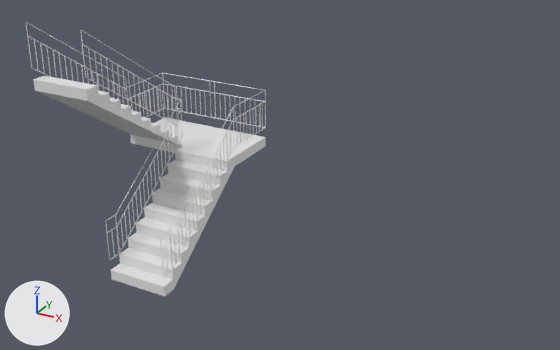
Two versions of the FBX model Export Art/Motel/Exterior/MotelStairs.fbx, one commit apart.
The view is the same before and after, from a 50 mm lens placed at (12.33, -15.9, 11.22), pointed at (3.2, 0.7, 2.92). Arrows for +X, +Y and +Z are at lower left; the lights stay in place. The older version comes first. Vertices at exactly the same position are counted once.

Objects in the first picture: 'MotelStairs'.
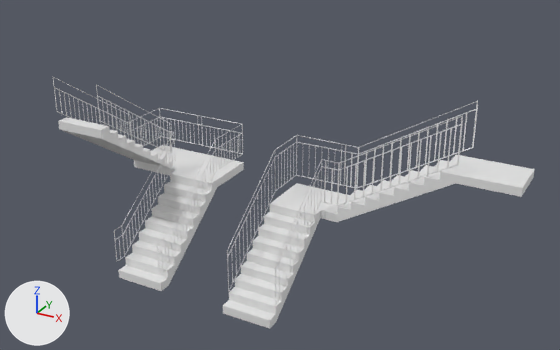
What differs and where, as boxes [x1, y1, x2, y2] in the pictures (560 x 350 px; the box of a moved part takes in the faces that stretch with it):
'MotelStairs', reshaped, moved (100% wider, 9% shorter): before [25, 21, 266, 297]; after [53, 77, 535, 329]
part 1 of me_motelstairs, moved or reshaped: before [105, 98, 183, 260]; after [114, 131, 176, 261]
part 2 of me_motelstairs, moved or reshaped: before [160, 73, 266, 277]; after [157, 108, 243, 275]
part 3 of me_motelstairs, moved or reshaped: before [80, 29, 177, 125]; after [96, 85, 172, 154]
part 4 of me_motelstairs, moved or reshaped: before [33, 76, 178, 153]; after [58, 117, 173, 176]
part 5 of me_motelstairs, moved or reshaped: before [111, 117, 266, 297]; after [119, 145, 244, 291]
part 6 of me_motelstairs, added: after [227, 135, 346, 292]
part 7 of me_motelstairs, added: after [53, 77, 132, 139]
part 8 of me_motelstairs, added: after [324, 116, 463, 206]
part 9 of me_motelstairs, added: after [344, 101, 478, 188]
part 10 of me_motelstairs, added: after [275, 159, 326, 305]
part 11 of me_motelstairs, added: after [130, 108, 160, 146]
part 12 of me_motelstairs, added: after [223, 183, 343, 329]
part 13 of me_motelstairs, added: after [324, 155, 535, 222]
part 14 of me_motelstairs, deleted: before [25, 21, 165, 117]

The change in detail:
me_motelstairs is used by ob_motelstairs; location (0.0, 0.0, 0.0).
me_motelstairs had 2211 vertices, 2699 faces and spanned x -2.82..1.04, y -1.79..3.73, z -0.15..6.87.
me_motelstairs now has 3625 vertices, 4421 faces and spans x 5.39..17.05, y -1.79..2.74, z -0.12..5.46.
me_motelstairs part 1: the loose piece of 386 vertices spanning x -0.99..-0.78, y -1.78..1.9, z 0.46..4.07 is scaled about its middle by 0.795, then moved by (7.81, -0.24, -0.44).
me_motelstairs part 2: the loose piece of 901 vertices spanning x -2.82..1.04, y -1.78..3.73, z 0.46..4.13 is scaled about its middle by 0.795, then moved by (7.81, -0.43, -0.44).
me_motelstairs part 3: the loose piece of 318 vertices spanning x -0.99..-0.97, y -1.79..1.89, z 3.21..6.87 is scaled about its middle by 0.796, then moved by (7.85, -0.24, -1.03).
me_motelstairs part 4: the loose piece of 42 vertices spanning x -2.81..-0.98, y -1.78..1.88, z 2.29..5.34 is scaled about its middle by 0.795, then moved by (8.04, -0.24, -0.78).
me_motelstairs part 5: the loose piece of 54 vertices spanning x -2.81..1.03, y -1.78..3.71, z -0.15..2.59 is scaled about its middle by 0.795, then moved by (7.83, -0.43, -0.25).
me_motelstairs part 6: a new loose piece of 504 vertices spanning x 10.54..12.05, y -1.51..2.25, z 0.41..3.49, in mat_material_049 (its picture is missing).
me_motelstairs part 7: a new loose piece of 312 vertices spanning x 5.41..5.42, y -1.65..1.27, z 2.55..5.46, in mat_material_050 (white #e7e7e7).
me_motelstairs part 8: a new loose piece of 276 vertices spanning x 12.03..15.52, y 0.98..0.99, z 2.26..5.28, in mat_material_049 (its picture is missing).
me_motelstairs part 9: a new loose piece of 276 vertices spanning x 12.03..15.52, y 2.24..2.25, z 2.26..5.28, in mat_material_049 (its picture is missing).
me_motelstairs part 10: a new loose piece of 260 vertices spanning x 11.93..12.05, y -1.51..1.0, z 0.41..3.49, in mat_material_049 (its picture is missing).
me_motelstairs part 11: a new loose piece of 189 vertices spanning x 5.39..5.41, y 1.25..2.73, z 2.33..3.31, in mat_material_049 (its picture is missing).
me_motelstairs part 12: a new loose piece of 50 vertices spanning x 10.55..12.04, y -1.79..2.24, z -0.08..2.01, in mat_material_049 (its picture is missing).
me_motelstairs part 13: a new loose piece of 46 vertices spanning x 12.05..17.05, y 0.99..2.24, z 1.77..3.79, in mat_material_049 (its picture is missing).
me_motelstairs part 14: the loose piece of 499 vertices spanning x -2.82..-2.8, y -1.79..3.73, z 2.9..6.87 is deleted.
Other edits to the shape of me_motelstairs do not show in these pictures.
Object 'MotelStairs' (ob_motelstairs) moves from (0.0, 0.0, 0.0) to (-7.65, 0.0, 0.0).
